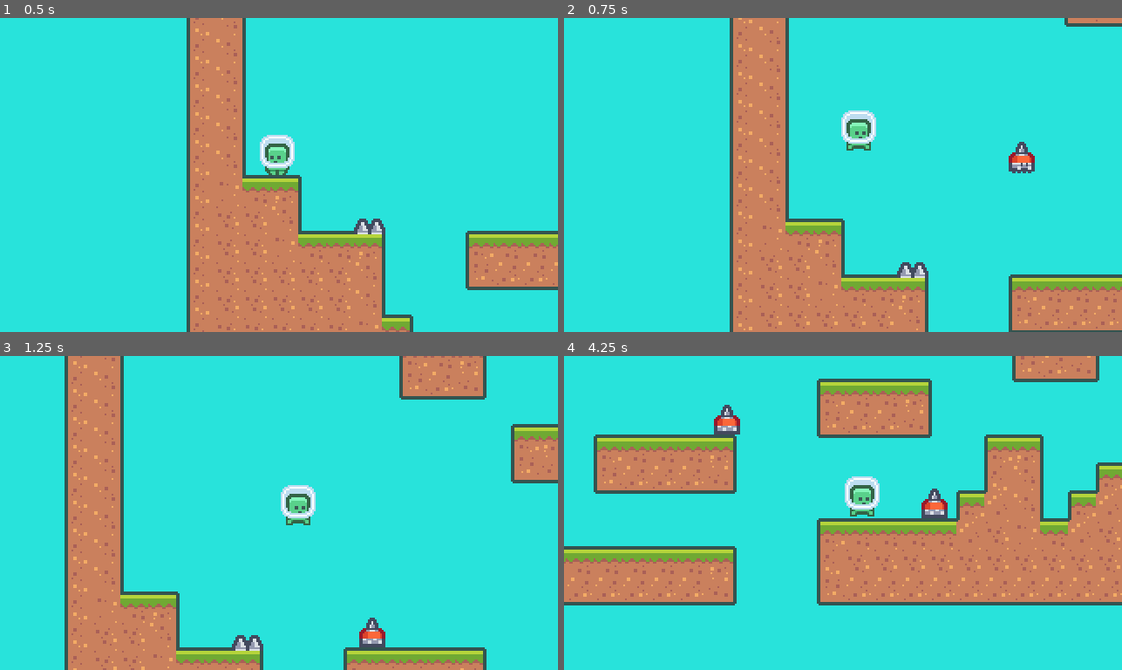
Above: before the commit, frames 1-4 (two rows, left to right).
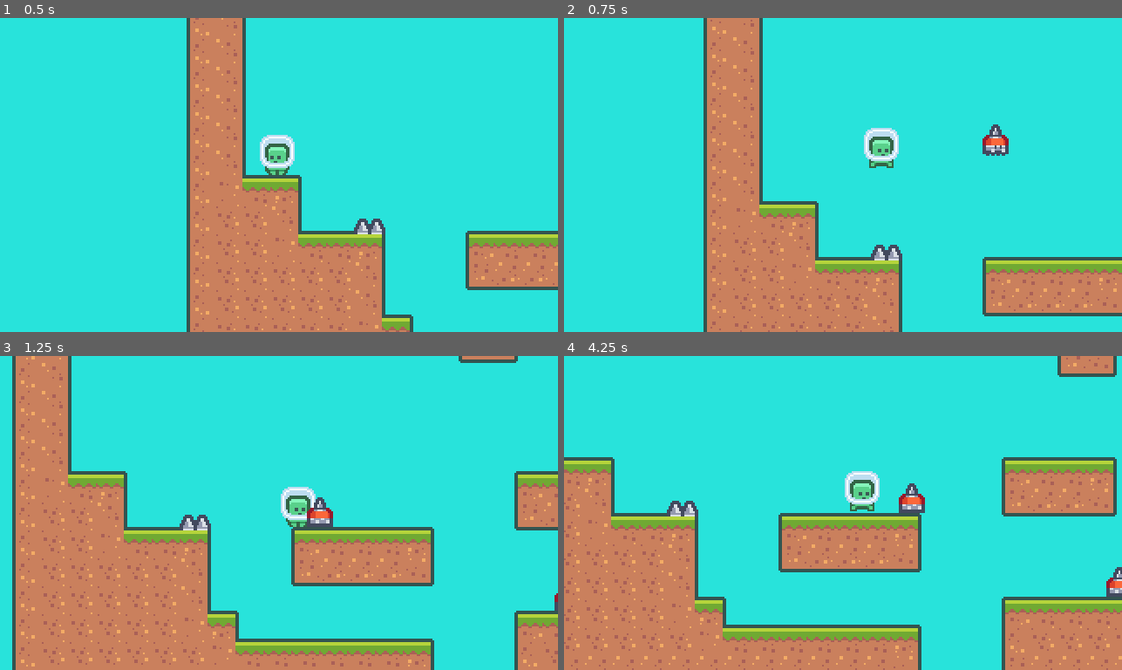
Above: after the commit, the same moments.

Repository: tiagoskaterock/GodotPlatformer
Game: Godot game, scene res://Scenes/BaseLevel.tscn
Same seed, same stepped clock (60 frames per second), same inputs: the game is played once before the commit and once after it. This scene is started directly instead of the project's main scene.
Inputs:
- Up to frame 1 (0.5 s): no input
- Up to frame 2 (0.75 s): hold D (move_right) from 0.53 s (still down); hold W (jump) from 0.53 s (still down); tap Keypad 1 (dash, bound only after the commit) at 0.6 s
- Up to frame 3 (1.25 s): keep holding D (move_right); keep holding W (jump)
- Up to frame 4 (4.25 s): release W (jump) at 1.28 s; tap W (jump) at 1.35, 1.52, 1.82, 3.02, 3.32 s; tap Keypad 1 (dash, bound only after the commit) at 1.55, 2.1, 2.85 s; release D (move_right) at 2.03 s; hold A (move_left) 2.03-2.78 s; hold W (jump) 2.03-2.78 s; hold D (move_right) from 2.78 s (still down); hold W (jump) from 3.53 s (still down)

Frame 1 is identical in both runs. In frame 2, 21% of the frame differs, in the area x 25-100%, y 0-100%; in frame 3, 38%; in frame 4, 54%, in the area x 0-100%, y 0-100%.

Commit message:
17. Adding Player Dash Movement

Diff:
--- a/Game/Scenes/Player.tscn
+++ b/Game/Scenes/Player.tscn
@@ -62,7 +62,6 @@
 position = Vector2( 0, -12 )
 frames = SubResource( 2 )
 animation = "run"
-frame = 1
 playing = true
 
 [node name="PlayerShape" type="CollisionShape2D" parent="."]
--- a/Game/Scripts/Player.gd
+++ b/Game/Scripts/Player.gd
@@ -1,13 +1,20 @@
 extends KinematicBody2D
 
 signal died
+
+enum State { NORMAL, DASHING }
+
 var gravity = 550
 var velocity = Vector2.ZERO
 var maxHorizontalSpeed = 120
+var maxDashSpeed = 500
+var minDashSpeed = 200
 var horizontalAcceleration = 2000
 var jumpSpeed = 250
 var jumpTerminationMultiplier = 4
 var hasdoDubleJump = false
+var currentState = State.NORMAL
+var isStateNew = true
 
 
 func _ready():
@@ -15,6 +22,20 @@
 
 
 func _process(delta):
+	match currentState:
+		State.NORMAL:
+			proccess_normal(delta)
+		State.DASHING:
+			proccess_dash(delta)
+	isStateNew = false
+
+
+func change_state(newState):
+	currentState = newState
+	isStateNew = true
+
+
+func proccess_normal(delta):
 	var moveVector = get_movement_vector()
 
 	velocity.x += moveVector.x * horizontalAcceleration * delta
@@ -45,8 +66,30 @@
 	if(is_on_floor()):
 		hasdoDubleJump = true
 
+	if(Input.is_action_just_pressed("dash")):
+		call_deferred("change_state", State.DASHING)
+
 	update_animation()
 	update_sprite_direction()
+
+
+func proccess_dash(delta):
+	if(isStateNew):
+		$AnimatedSprite.play("jump")
+		var moveVector = get_movement_vector()
+		var velocityMod = 1
+		if(moveVector.x != 0):
+			velocityMod = sign(moveVector.x)
+		else:
+			velocityMod = 1 if $AnimatedSprite.flip_h else -1
+
+		velocity = Vector2(maxDashSpeed * velocityMod, 0)
+
+	velocity = move_and_slide(velocity, Vector2.UP)
+	velocity.x = lerp(0, velocity.x, pow(2, -10 * delta))
+
+	if(abs(velocity.x) < minDashSpeed):
+		call_deferred("change_state", State.NORMAL)
 
 
 func get_movement_vector():
--- a/Game/project.godot
+++ b/Game/project.godot
@@ -78,6 +78,11 @@
 , Object(InputEventKey,"resource_local_to_scene":false,"resource_name":"","device":0,"alt":false,"shift":false,"control":false,"meta":false,"command":false,"pressed":false,"scancode":16777352,"physical_scancode":0,"unicode":0,"echo":false,"script":null)
  ]
 }
+dash={
+"deadzone": 0.5,
+"events": [ Object(InputEventKey,"resource_local_to_scene":false,"resource_name":"","device":0,"alt":false,"shift":false,"control":false,"meta":false,"command":false,"pressed":false,"scancode":16777351,"physical_scancode":0,"unicode":0,"echo":false,"script":null)
+ ]
+}
 
 [layer_names]
 
